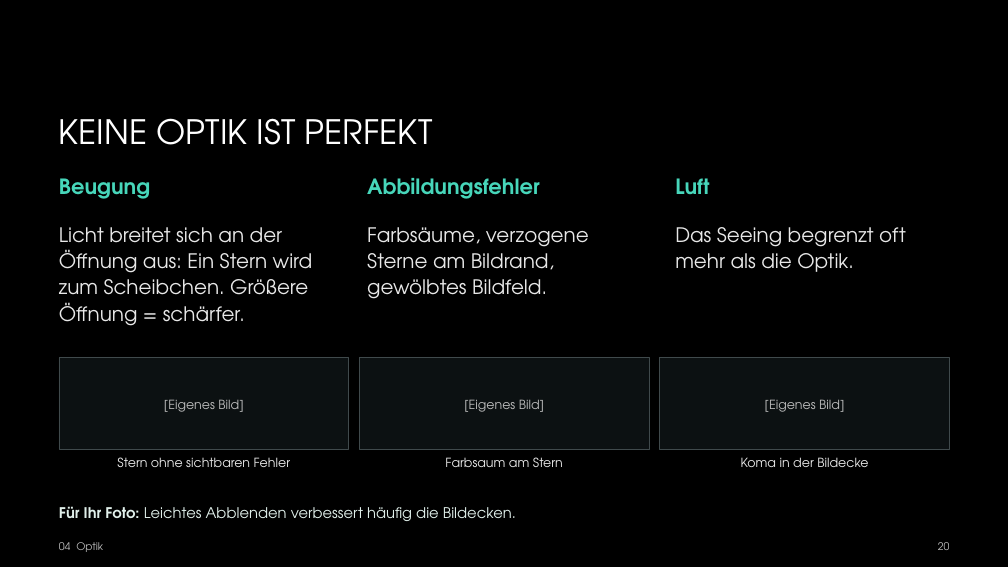
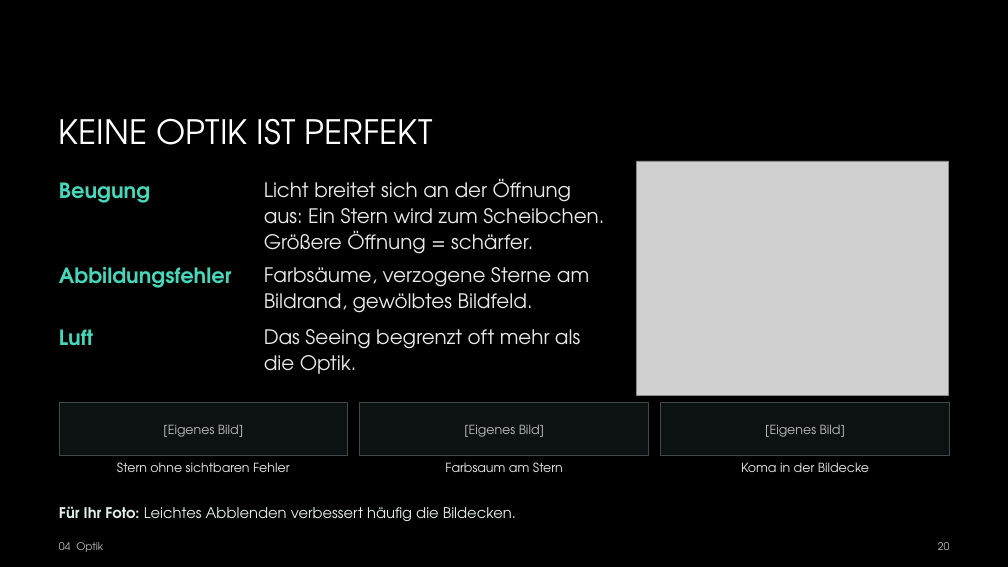
Before and after one commit to hagen-gloetter/Vortrag-Astrofotografie-VHS, a slide deck: slide 20 of Präsenation/Astro-fotografie.pptx. Drawn at 1008x567 pixels with LibreOffice and Linux fonts; fonts in the diff are those of the drawing; grey boxes stand for pictures; background and template pictures are left out. Boxes give left, top, right and bottom in pixels: in the first picture for what was removed or moved away, otherwise in the second. Text is boxed around its words. In the diff, an @@ line names an element or a change of style, - is before the commit and + after.

```diff
--- a/Präsenation/Astro-fotografie.pptx
+++ b/Präsenation/Astro-fotografie.pptx
@@ text "Beugung" moved from (x1=59, y1=178, x2=150, y2=199) to (x1=59, y1=182, x2=150, y2=203) @@
@@ text "Licht breitet sich an der ..." rewrapped from (x1=59, y1=227, x2=313, y2=326) to (x1=264, y1=178, x2=604, y2=254) @@
@@ picture added at (x1=637, y1=161, x2=949, y2=395) @@
@@ text "Abbildungsfehler" moved from (x1=367, y1=178, x2=540, y2=199) to (x1=59, y1=267, x2=232, y2=288) @@
@@ text "Farbsäume, verzogene Sterne am Bildrand, ..." rewrapped from (x1=367, y1=227, x2=589, y2=299) to (x1=264, y1=267, x2=589, y2=313) @@
@@ text "Luft" moved from (x1=675, y1=178, x2=709, y2=195) to (x1=59, y1=329, x2=93, y2=346) @@
@@ text "Das Seeing begrenzt oft mehr ..." rewrapped from (x1=675, y1=227, x2=906, y2=272) to (x1=264, y1=329, x2=580, y2=374) @@
@@ rectangle resized from (x1=59, y1=358, x2=349, y2=449) to (x1=59, y1=402, x2=348, y2=456) @@
@@ rectangle resized from (x1=359, y1=358, x2=649, y2=449) to (x1=360, y1=402, x2=649, y2=456) @@
@@ rectangle resized from (x1=660, y1=358, x2=950, y2=449) to (x1=661, y1=402, x2=950, y2=456) @@
@@ 3 texts moved together from (x1=164, y1=399, x2=844, y2=412) to (x1=163, y1=424, x2=845, y2=437) @@
@@ text "Stern ohne sichtbaren Fehler" moved from (x1=117, y1=457, x2=290, y2=467) to (x1=117, y1=462, x2=289, y2=472) @@
@@ text "Farbsaum am Stern" moved from (x1=445, y1=457, x2=563, y2=467) to (x1=445, y1=462, x2=563, y2=472) @@
@@ text "Koma in der Bildecke" moved from (x1=741, y1=457, x2=868, y2=467) to (x1=741, y1=462, x2=869, y2=472) @@
```
Also in this commit, not shown: 27 other slides changed, 12 other files.
